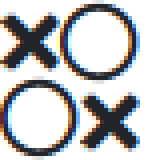
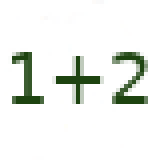
Layers edited between the first and the second 160 x 160 image:
added layer "1+2" above "Eingefügte Ebene" over [8, 52, 148, 104]
painted on "Eingefügte Ebene" over [0, 0, 148, 160]
